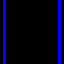
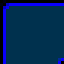
Layers edited between the first and the second (64, 64) image:
showed "arriba izda", painted on it over [0, 0, 64, 64]
hid "vertical", painted on it over [0, 0, 61, 64]
